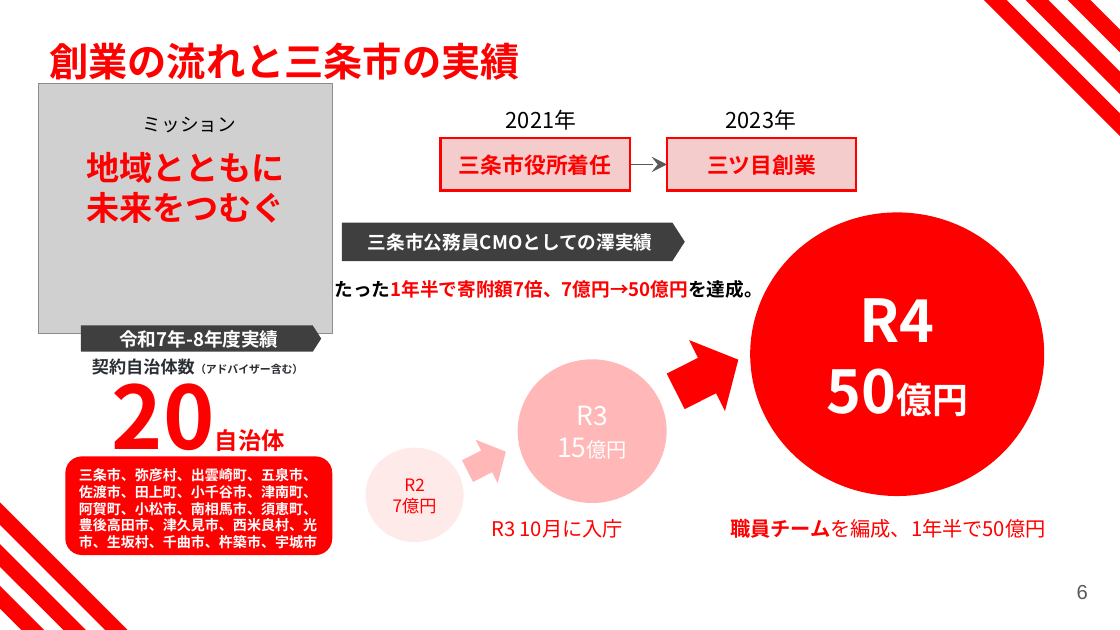
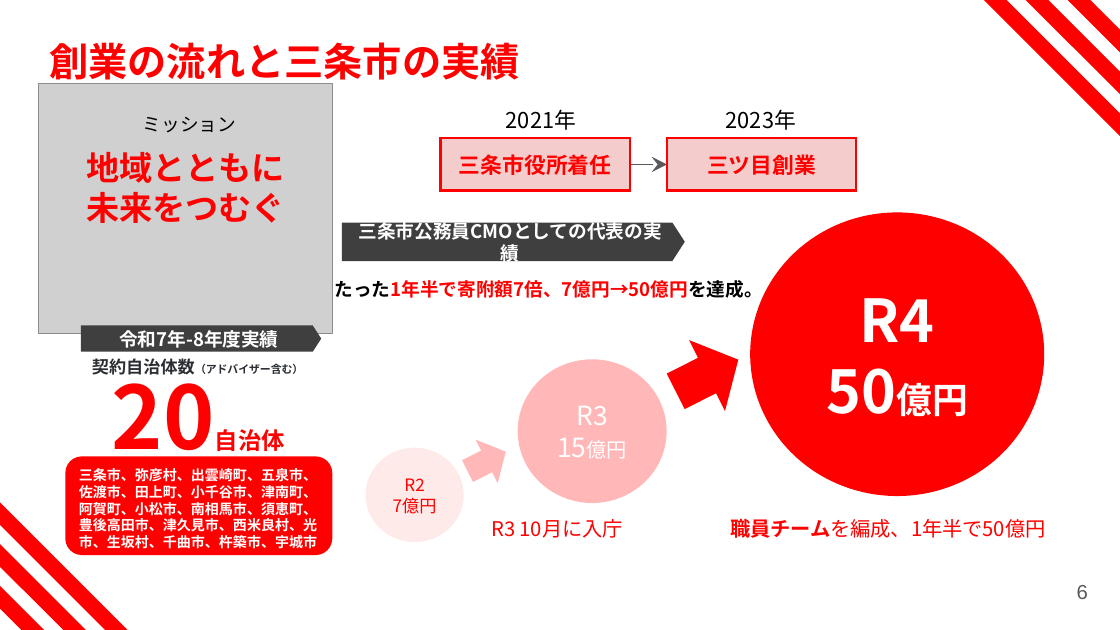
Before and after one commit to honbo-teruki/awashima, a slide deck: slide 6 of .claude/skills/natural-slides/brands/mitsume/template.pptx. Drawn at 1120x630 pixels with LibreOffice and Linux fonts; fonts in the diff are those of the drawing; grey boxes stand for pictures. Boxes give left, top, right and bottom in pixels: in the first picture for what was removed or moved away, otherwise in the second. Text is boxed around its words. In the diff, an @@ line names an element or a change of style, - is before the commit and + after.

```diff
--- a/.claude/skills/natural-slides/brands/mitsume/template.pptx
+++ b/.claude/skills/natural-slides/brands/mitsume/template.pptx
@@ text in pentagon arrow at (x1=359, y1=218, x2=662, y2=243): text changed @@
-三条市公務員CMOとしての澤実績
+三条市公務員CMOとしての代表の実績
```
Also in this commit, not shown: 5 other slides changed, 1 other file.
